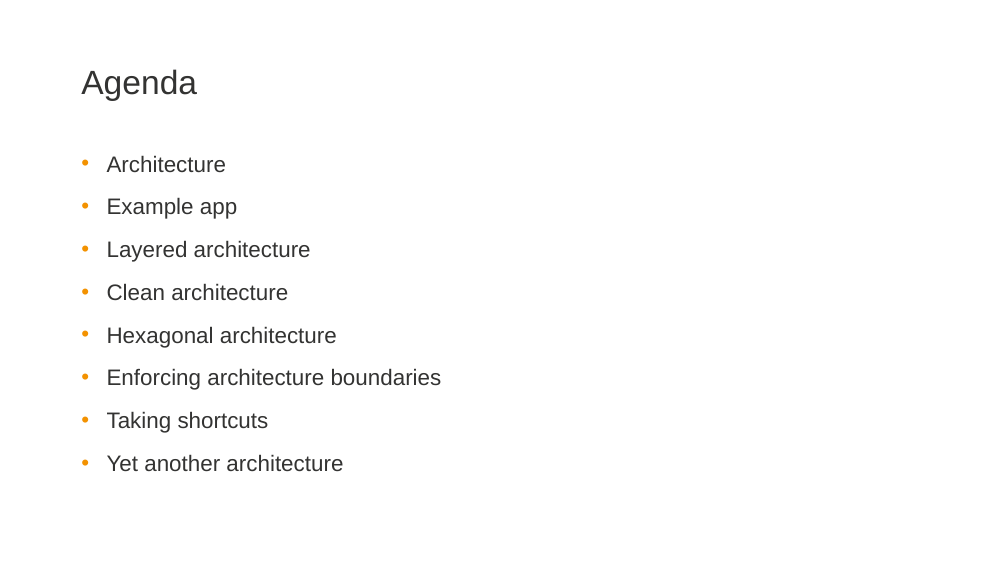
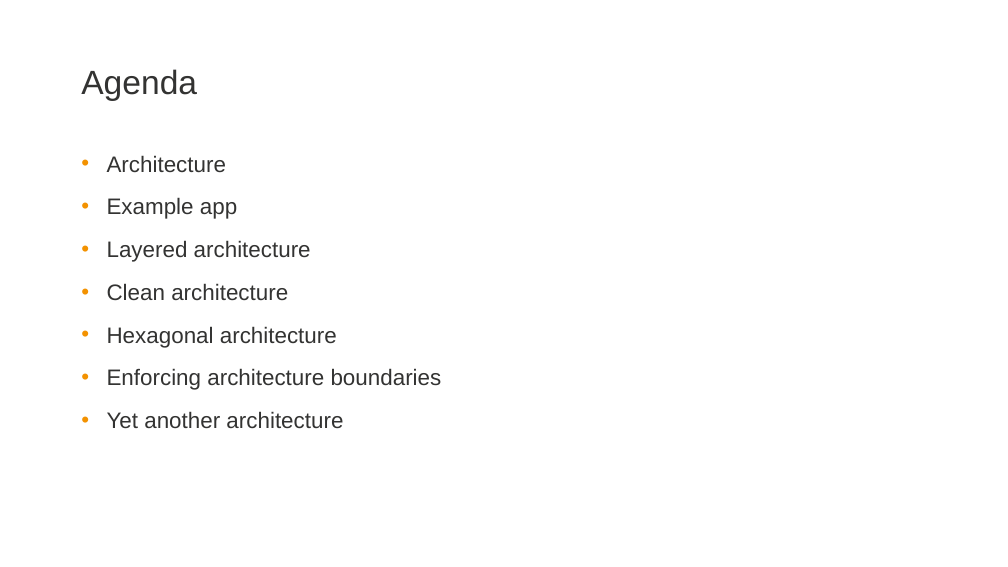
Before and after one commit to zatsepinvl/where-to-put-the-service, a slide deck: slide 6 of Where to put the service.pptm (slide 5 before the commit). Drawn at 1008x567 pixels with LibreOffice and Linux fonts; fonts in the diff are those of the drawing; background and template pictures are left out. Boxes give left, top, right and bottom in pixels: in the first picture for what was removed or moved away, otherwise in the second. Text is boxed around its words. In the diff, an @@ line names an element or a change of style, - is before the commit and + after.

```diff
--- a/Where to put the service.pptm
+++ b/Where to put the service.pptm
@@ text at box(107, 411, 269, 433): paragraph removed @@
-• Taking shortcuts
```
Also in this commit, not shown: 15 other slides changed, 8 slides added, 3 slides removed, 47 other files.
